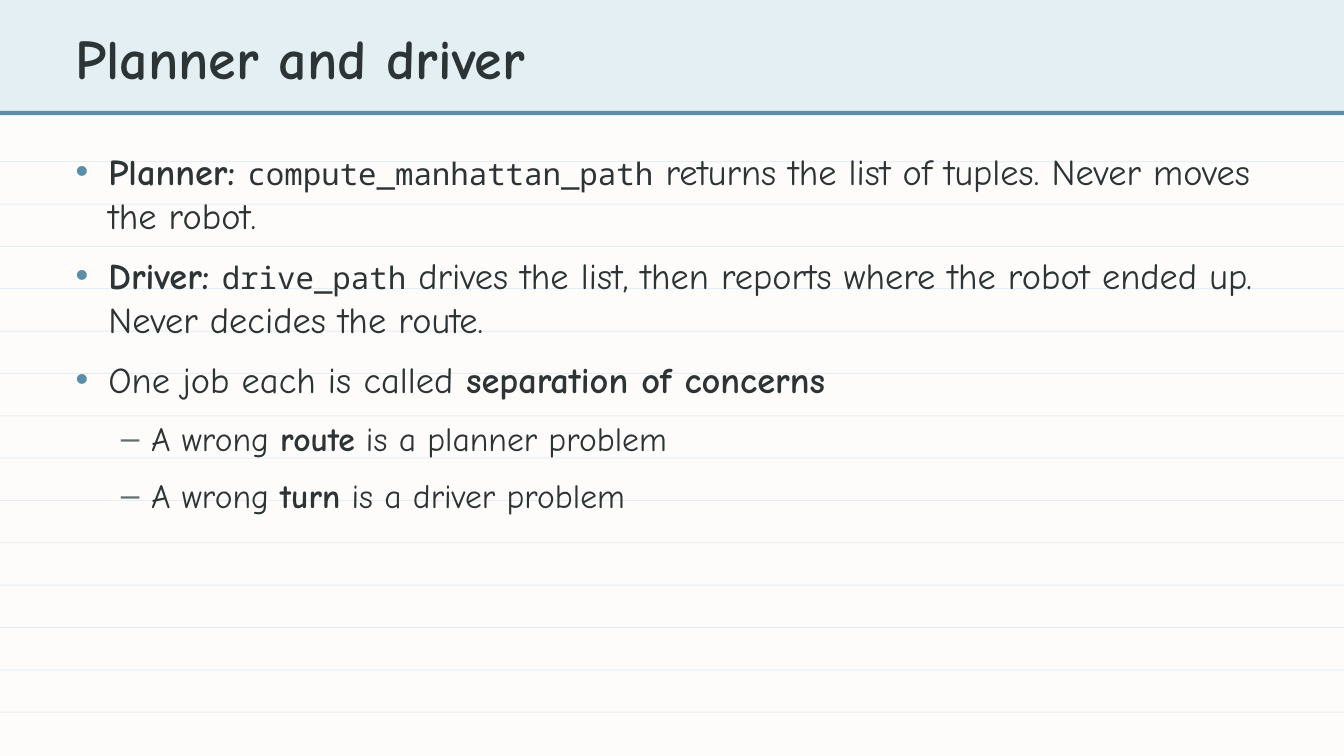
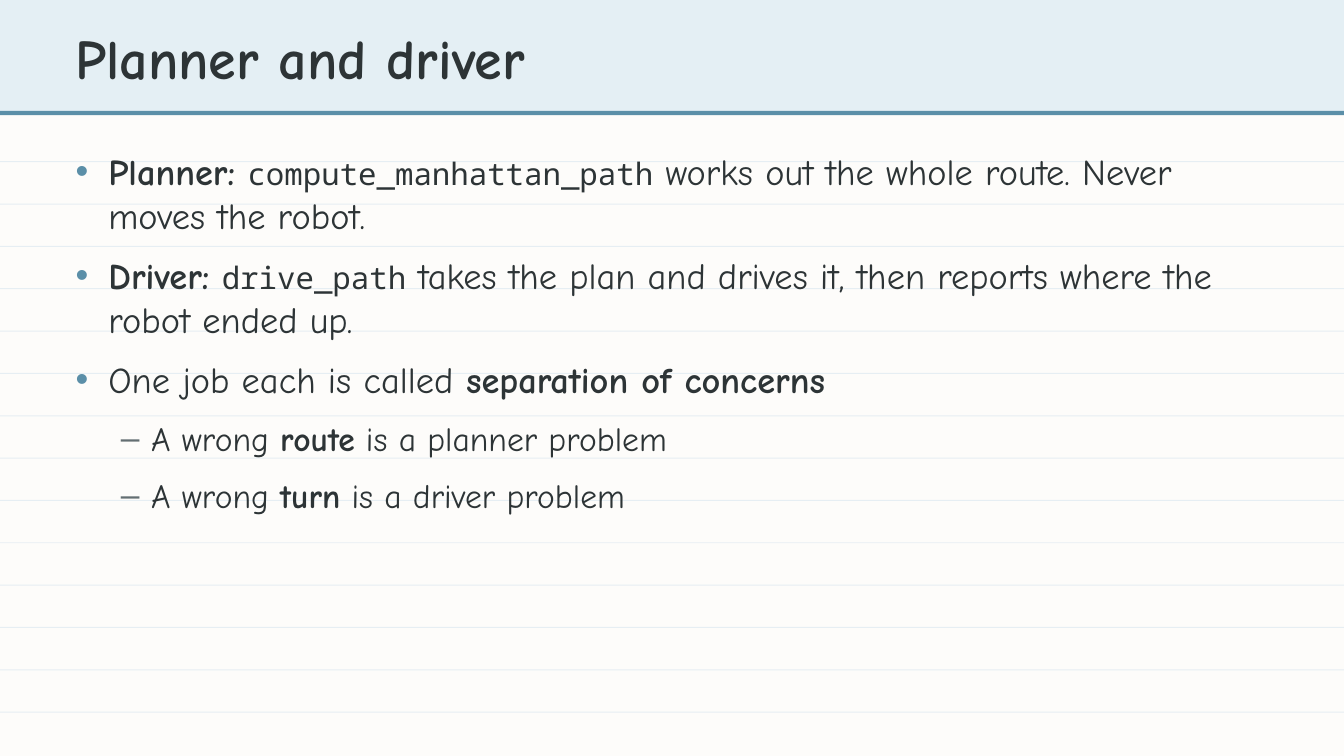
Before and after one commit to bradamiller/LearningPython, a slide deck: slide 14 of static/slides/module-04-manhattan/module-4-lesson-00-overview.pptx (slide 12 before the commit). Drawn at 1344x756 pixels with LibreOffice and Linux fonts; fonts in the diff are those of the drawing. Boxes give left, top, right and bottom in pixels: in the first picture for what was removed or moved away, otherwise in the second. Text is boxed around its words. In the diff, an @@ line names an element or a change of style, - is before the commit and + after.

```diff
--- a/static/slides/module-04-manhattan/module-4-lesson-00-overview.pptx
+++ b/static/slides/module-04-manhattan/module-4-lesson-00-overview.pptx
@@ text at (x1=108, y1=160, x2=1212, y2=340): text changed @@
-• Planner: compute_manhattan_path returns the list of tuples. Never moves the robot.
-• Driver: drive_path drives the list, then reports where the robot ended up. Never decides the route.
+• Planner: compute_manhattan_path works out the whole route. Never moves the robot.
+• Driver: drive_path takes the plan and drives it, then reports where the robot ended up.
```
Also in this commit, not shown: 11 other slides changed, 3 slides added, 1 slide removed, 11 other files.
